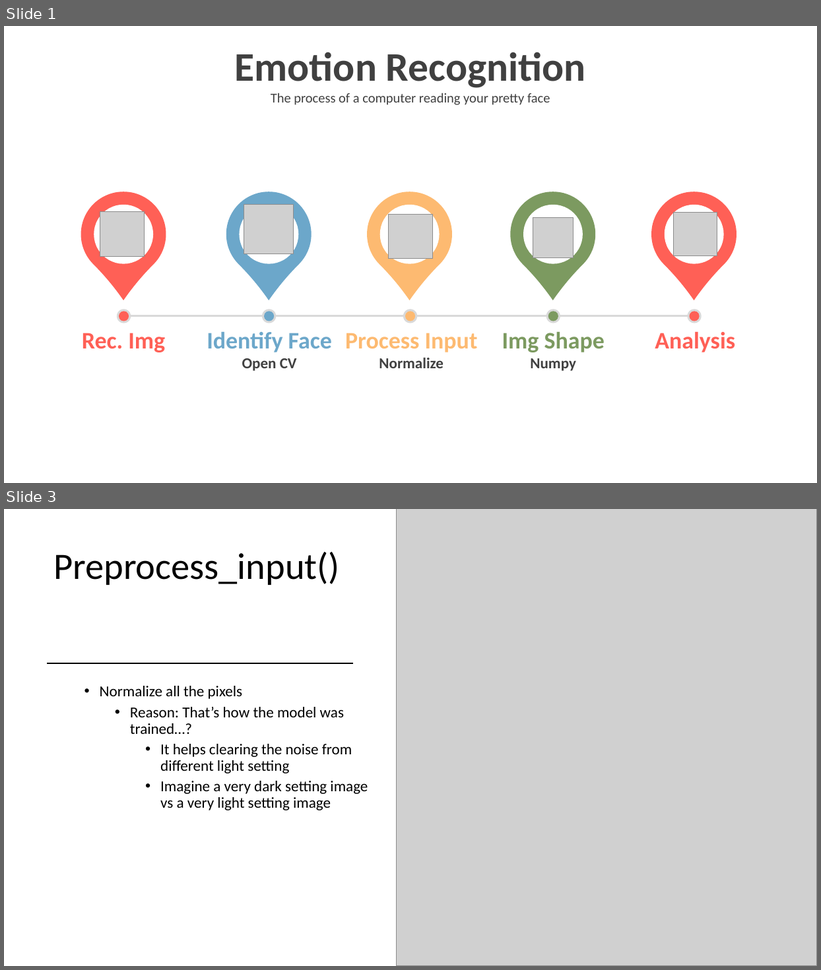
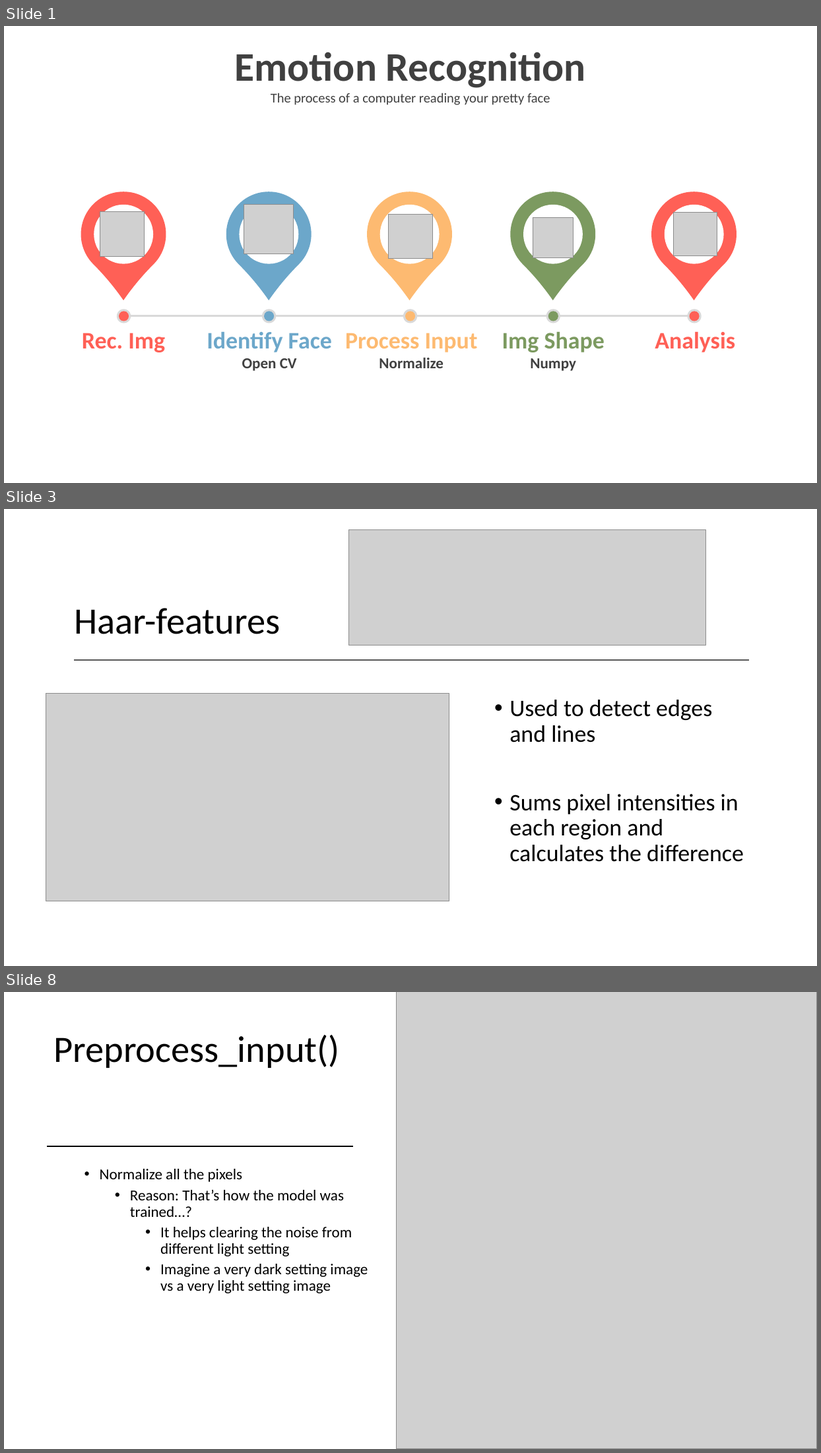
Before and after one commit to Donthave1/goodgamegang, a slide deck: GGG PPT.pptx. Shown one above the other, each under a label of ours: slides 1 and 3 before the commit, slides 1, 3 and 8 after it; the slides between them are not shown. The pictures are 821x970 and 821x1453 pixels, drawn with LibreOffice and Linux fonts; fonts in the diff are those of the drawing; grey boxes stand for pictures. Boxes give left, top, right and bottom in pixels: in the first picture for what was removed or moved away, otherwise in the second. Text is boxed around its words. In the diff, an @@ line names an element or a change of style, - is before the commit and + after.

```diff
--- a/GGG PPT.pptx
+++ b/GGG PPT.pptx
@@ slide 3 added at (x1=4, y1=509, x2=817, y2=966), background #FFFFFF @@
@@ picture added at (x1=349, y1=530, x2=706, y2=646) @@
@@ title added at (x1=74, y1=608, x2=280, y2=634), 44 pt, text #000000 @@
+Haar-features
@@ line added from (74, 660) to (749, 660), #595959 1.25 pt @@
@@ picture added at (x1=46, y1=693, x2=450, y2=901) @@
@@ text added at (x1=510, y1=700, x2=744, y2=862), 28 pt, text #000000 @@
+• Used to detect edges and lines
+• Sums pixel intensities in each region and calculates the difference
@@ what was slide 3 is now slide 8 @@
```
Also in this commit, not shown: 5 other slides added, 1 slide removed.
